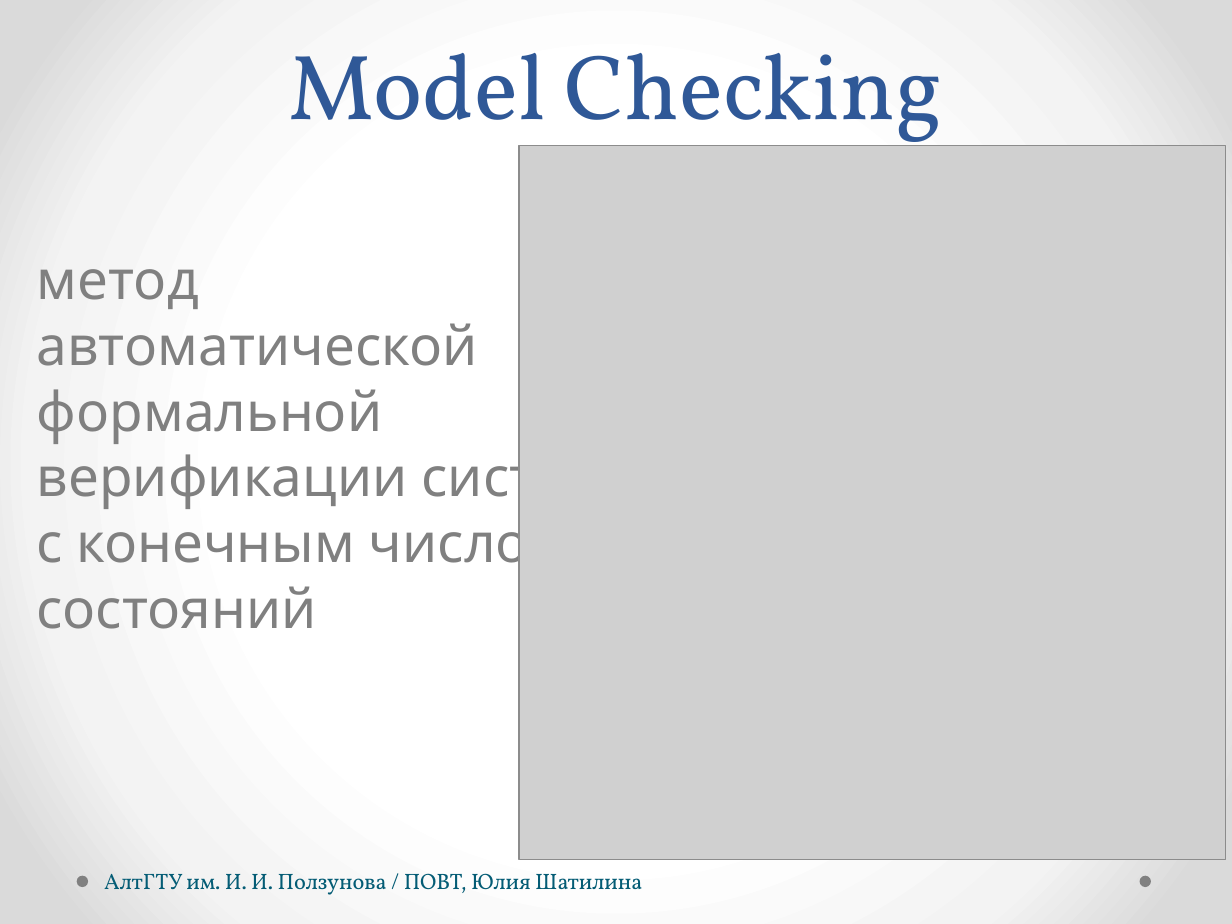
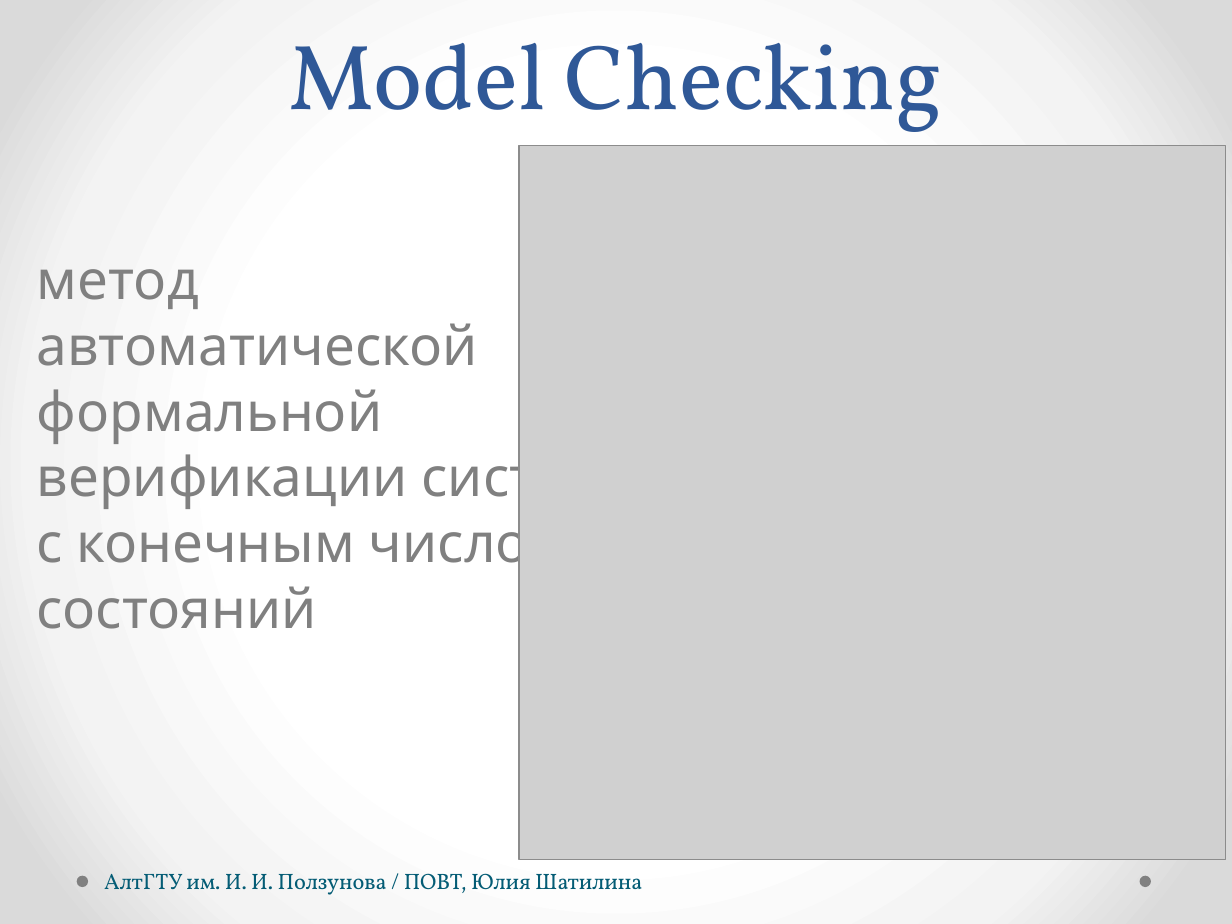
Before and after one commit to hisohito/proto-doc, a slide deck: slide 6 of shatilina.pptx. Drawn at 1232x924 pixels with LibreOffice and Linux fonts; fonts in the diff are those of the drawing; grey boxes stand for pictures. Boxes give left, top, right and bottom in pixels: in the first picture for what was removed or moved away, otherwise in the second. Text is boxed around its words. In the diff, an @@ line names an element or a change of style, - is before the commit and + after.

```diff
--- a/shatilina.pptx
+++ b/shatilina.pptx
@@ text "Model Checking": place and size @@
-text "Model Checking" at box(289, 53, 943, 160)
+text "Model Checking" at box(289, 43, 943, 151)
```
Also in this commit, not shown: 5 other slides changed.
